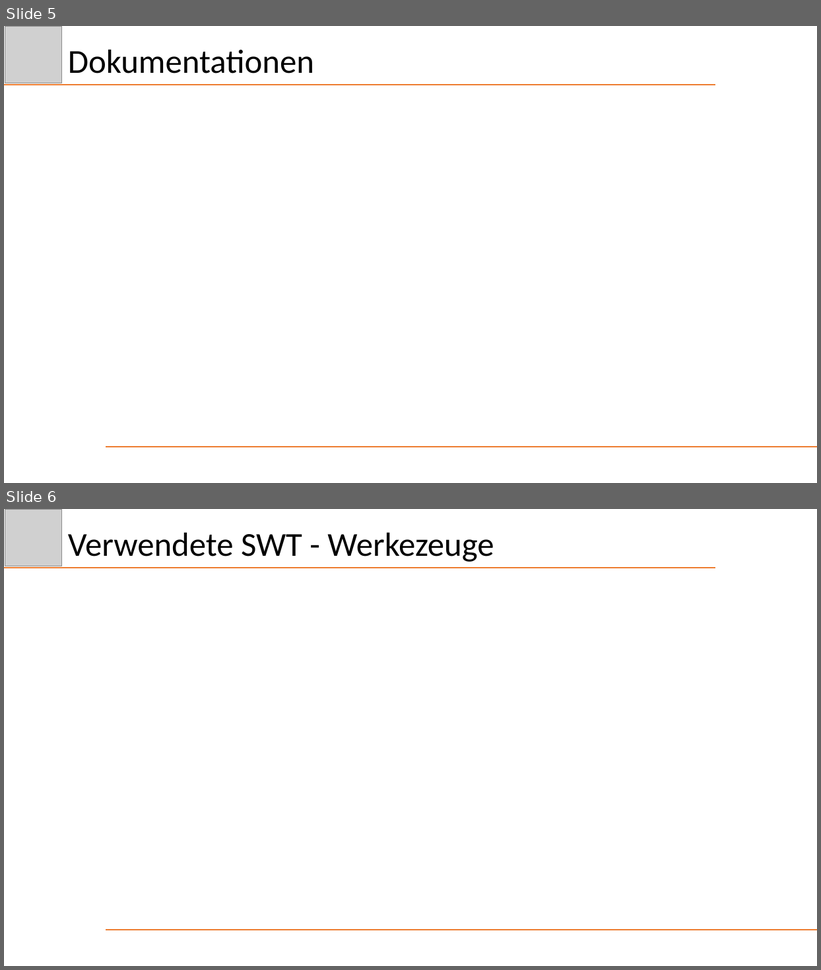
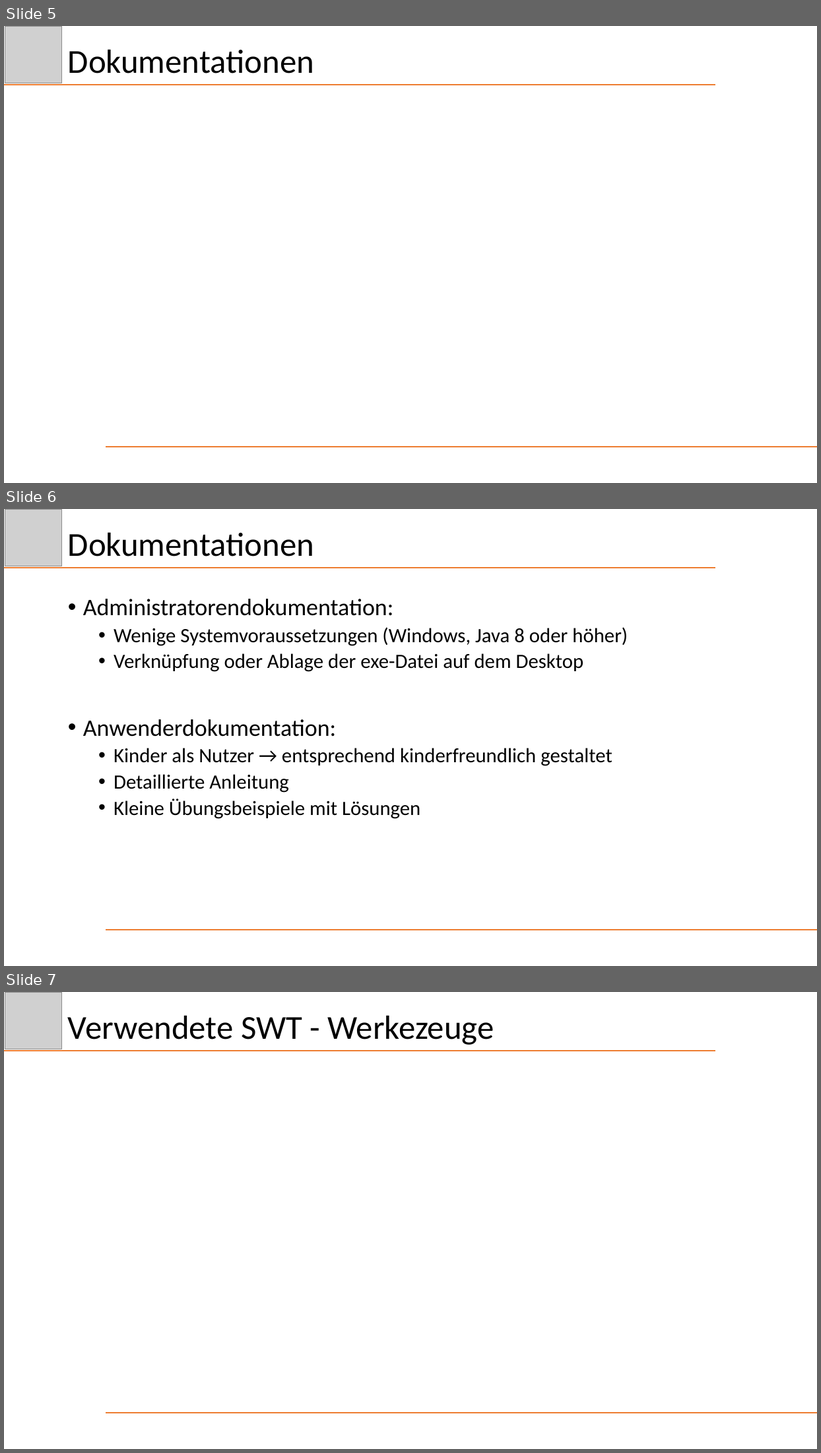
Before and after one commit to Schnitzel128/sejava, a slide deck: Präsentation/DezHex.pptx. Shown one above the other, each under a label of ours: slides 5 and 6 before the commit, slides 5, 6 and 7 after it. The pictures are 821x970 and 821x1453 pixels, drawn with LibreOffice and Linux fonts; fonts in the diff are those of the drawing; grey boxes stand for pictures. Boxes give left, top, right and bottom in pixels: in the first picture for what was removed or moved away, otherwise in the second. Text is boxed around its words. In the diff, an @@ line names an element or a change of style, - is before the commit and + after.

Commit message:
Update Anwender,Admindoku und Praesi

```diff
--- a/Präsentation/DezHex.pptx
+++ b/Präsentation/DezHex.pptx
@@ slide 6 added at box(4, 509, 817, 966), background #FFFFFF @@
@@ picture added at box(5, 509, 62, 566) @@
@@ title added at box(68, 532, 314, 557), 39.6 pt, text #000000 @@
+Dokumentationen
@@ line added from (4, 568) to (716, 568), #ED7D31 1.5 pt @@
@@ text added at box(83, 599, 628, 819), 24 pt, text #000000 @@
+• Administratorendokumentation:
+  • Wenige Systemvoraussetzungen (Windows, Java 8 oder höher)
+  • Verknüpfung oder Ablage der exe-Datei auf dem Desktop
+• Anwenderdokumentation:
+  • Kinder als Nutzer → entsprechend kinderfreundlich gestaltet
+  • Detaillierte Anleitung
+  • Kleine Übungsbeispiele mit Lösungen
@@ line added from (106, 930) to (817, 930), #ED7D31 1.5 pt @@
@@ what was slide 6 is now slide 7 @@
```
Also in this commit, not shown: 6 other files.
